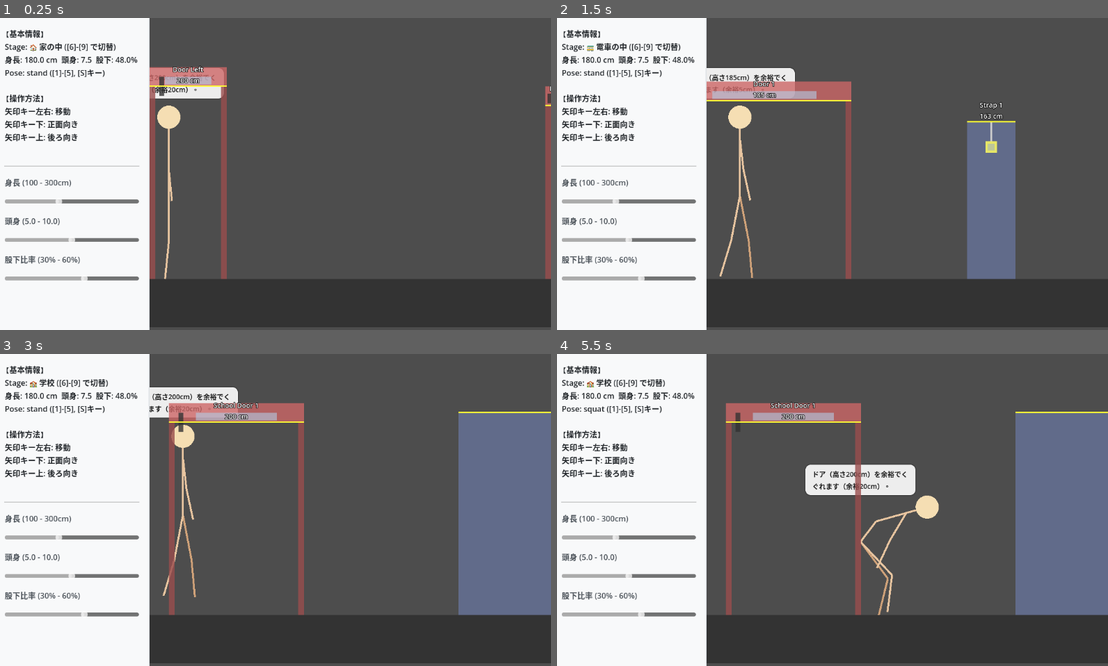
Above: before the commit, frames 1-4 (two rows, left to right).
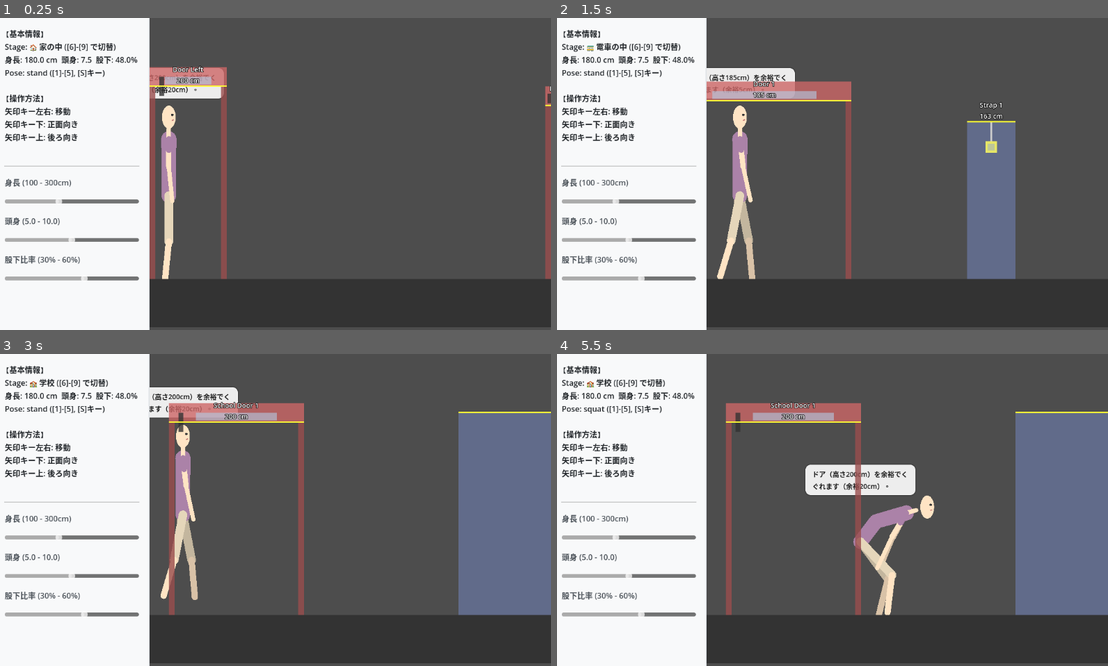
Above: after the commit, the same moments.

Repository: tinky44/TLS_3D
Game: Godot game, scene res://Main.tscn
Two runs of this game, one before a commit and one after it. Both use one fixed random seed, a clock stepped at 60 frames per second and the inputs below.
Inputs:
- Up to frame 1 (0.25 s): no input
- Up to frame 2 (1.5 s): tap Enter (ui_accept) at 0.5, 0.77 s; hold 6 0.53-1.28 s; hold Right (ui_right) from 0.53 s (still down); tap 7 at 1.35 s
- Up to frame 3 (3 s): tap Enter (ui_accept) at 1.52, 2.75 s; release Right (ui_right) at 2.03 s; hold Left (ui_left) 2.03-2.78 s; hold 8 2.03-2.78 s; hold Right (ui_right) from 2.78 s (still down); tap 9 at 2.85 s
- Up to frame 4 (5.5 s): tap Enter (ui_accept) at 3.02, 3.77, 4.52 s; hold 1 3.53-4.28 s; release Right (ui_right) at 4.28 s; hold Left (ui_left) 4.28-5.03 s; tap 2 at 4.35 s; hold Right (ui_right) from 5.03 s (still down); hold 3 from 5.03 s (still down)

The runs differ from the first frame. In frame 1, 1.1% of the frame differs, in the area x 28-33%, y 28-84%; in frame 2, 1.5%, in the area x 29-36%, y 28-84%; in frame 3, 1.4%; in frame 4, 1.4%.

Commit message:
feat: プロシージャル2Dキャラクターシステムの実装
- CharacterDrawer.gd: 線描画からポリゴン描画（肉付け、服、顔、奥側の手足描画等）へ移行
- SkeletalPlayer.gd: モックデータに肩幅などのパラメータを追加
- plan_by_agent.md: Phase 2のタスク計画を追記

Co-Authored-By: gemini <218195315+gemini-cli@users.noreply.github.com>

Diff:
--- a/godot-project/scripts/CharacterDrawer.gd
+++ b/godot-project/scripts/CharacterDrawer.gd
@@ -91,62 +91,161 @@
     # 向きに応じたスケーリング対応のためTransformを使う
     var flip = (dir == -1 and facing == "side")
 
-    var color = Color("#e8c5a0")
-    var thick = 4.0
-
-    # 座標計算
+    # 色設定
+    var skin_color = Color("#ffe4c4")
+    var base_shirt_color = Color("#ab82a8") # grep_simulatorの参考画像風(くすんだ紫/ピンク)
+    var pants_color = Color("#e5d6ba") # 下は肌色に近いベージュ
+
+    # 奥のパーツ用暗めカラー
+    var skin_dark = skin_color.darkened(0.15)
+    var pants_dark = pants_color.darkened(0.15)
+    var shirt_dark = base_shirt_color.darkened(0.15)
+
+    # 太さの算出 (cm -> px)
+    # 横向きの場合は「肩幅」ではなく「体の厚み」として狭くする
+    var width_scale = 0.35 if facing == "side" else 1.0
+
+    var shoulder_w = (m["shoulder"] if m.has("shoulder") else 35.0) * p * width_scale
+    var hip_w = shoulder_w * 0.95 # やや寸胴気味
+
+    # 腕・脚の太さ (少しスリムに)
+    var thigh_w = 9.0 * p
+    var shin_w = 6.5 * p
+    var arm_w = 5.5 * p
+    var neck_w = 4.5 * p
+
+    # 座標計算（骨構造の各点）
     var cx = 0.0
     var cy = y_crotch
 
     var hip_ang = waist_angle * 0.5
     var wx = cx + waist_l * sin(hip_ang)
-    var wy = cy - waist_l * cos(hip_ang)
+    var wy = cy - waist_l * cos(hip_ang) # 腰（へそ付近）
 
     var sx = wx + chest_l * sin(waist_angle)
-    var sy = wy - chest_l * cos(waist_angle)
+    var sy = wy - chest_l * cos(waist_angle) # 肩中心
 
     var nx = sx + 2.0 * (m["neck"] * p) * sin(waist_angle)
-    var ny = sy - 2.0 * (m["neck"] * p) * cos(waist_angle)
+    var ny = sy - 2.0 * (m["neck"] * p) * cos(waist_angle) # 顎下
 
     var hx = nx + (head_h / 2) * sin(waist_angle)
-    var hy = ny - (head_h / 2) * cos(waist_angle)
+    var hy = ny - (head_h / 2) * cos(waist_angle) # 頭中心
 
     # Transform設定
     var _t_orig = get_canvas_transform()
     if flip:
         draw_set_transform(Vector2.ZERO, 0, Vector2(-1, 1))
 
-    # 奥の足
+    # --- 描画順：奥の腕 -> 奥の足 -> 胴体下 -> 胴体上 -> 手前の足 -> 首・頭 -> 手前の腕 ---
+
+    # 1. 奥の腕
+    var arm_len = m["armLength"] * p
+    var u_arm = arm_len * 0.45
+    var l_arm = arm_len * 0.55
+    var shoulder_offset = Vector2(shoulder_w * 0.2, 0).rotated(waist_angle - PI / 2 if dir == 1 else PI / 2)
+    if facing == "side": shoulder_offset = Vector2.ZERO # 真横ならオフセットなし
+
+    var s_pos_l = Vector2(sx, sy) - shoulder_offset
+    var p_elb_l = _rotated_point(s_pos_l.x, s_pos_l.y, u_arm, _arm_l_angle * PI / 180 + waist_angle + PI / 2)
+    var p_hand_l = _rotated_point(p_elb_l.x, p_elb_l.y, l_arm, _arm_l_angle * PI / 180 + waist_angle + PI / 2 - 0.1)
+    var p_sleeve_l = _rotated_point(s_pos_l.x, s_pos_l.y, u_arm * 0.4, _arm_l_angle * PI / 180 + waist_angle + PI / 2)
+
+    _draw_limb(s_pos_l, p_elb_l, arm_w, skin_dark)
+    _draw_limb(s_pos_l, p_sleeve_l, arm_w * 1.05, shirt_dark) # 奥の袖
+    _draw_limb(p_elb_l, p_hand_l, arm_w * 0.8, skin_dark)
+
+    # 2. 奥の足
     var p_thigh_l = _rotated_point(cx, cy, thigh_l, leg_l_angle * PI / 180 + PI / 2)
     var p_shin_l = _rotated_point(p_thigh_l.x, p_thigh_l.y, shin_l, leg_l_angle * PI / 180 + PI / 2 + knee_l)
-    draw_line(Vector2(cx, cy), p_thigh_l, Color("#d0a279"), thick)
-    draw_line(p_thigh_l, p_shin_l, Color("#d0a279"), thick)
-
-    # 手前の足
+    _draw_limb(Vector2(cx, cy), p_thigh_l, thigh_w, pants_dark) # 太もも
+    _draw_limb(p_thigh_l, p_shin_l, shin_w, skin_dark) # すね
+
+    # 3. 胴体（服）
+    # 下部（骨盤〜腰）
+    _draw_trapezoid(Vector2(wx, wy), Vector2(cx, cy), hip_w, hip_w, base_shirt_color, waist_angle * 0.5)
+    # 中部・上部（腰〜肩）
+    _draw_trapezoid(Vector2(sx, sy), Vector2(wx, wy), shoulder_w, hip_w, base_shirt_color, waist_angle)
+
+    # 4. 手前の足
     var p_thigh_r = _rotated_point(cx, cy, thigh_l, leg_r_angle * PI / 180 + PI / 2)
     var p_shin_r = _rotated_point(p_thigh_r.x, p_thigh_r.y, shin_l, leg_r_angle * PI / 180 + PI / 2 + knee_r)
-    draw_line(Vector2(cx, cy), p_thigh_r, color, thick)
-    draw_line(p_thigh_r, p_shin_r, color, thick)
-
-    # 胴体・首
-    draw_line(Vector2(cx, cy), Vector2(wx, wy), color, thick)
-    draw_line(Vector2(wx, wy), Vector2(sx, sy), color, thick)
-    draw_line(Vector2(sx, sy), Vector2(nx, ny), color, thick)
-
-    # 腕（今回は簡単のため手前のみ描写）
-    var arm_len = m["armLength"] * p
-    var u_arm = arm_len * 0.5
-    var l_arm = arm_len * 0.5
-    var p_elb = _rotated_point(sx, sy, u_arm, arm_r_angle * PI / 180 + waist_angle + PI / 2)
-    var p_hand = _rotated_point(p_elb.x, p_elb.y, l_arm, arm_r_angle * PI / 180 + waist_angle + PI / 2 - 0.1)
-    draw_line(Vector2(sx, sy), p_elb, color, thick)
-    draw_line(p_elb, p_hand, color, thick)
-
-    # 頭
-    draw_circle(Vector2(hx, hy), head_h / 2, Color("#f5deb3"))
+    _draw_limb(Vector2(cx, cy), p_thigh_r, thigh_w, pants_color) # 太もも
+    _draw_limb(p_thigh_r, p_shin_r, shin_w, skin_color) # すね
+
+    # 5. 首
+    _draw_limb(Vector2(sx, sy), Vector2(nx, ny), neck_w, skin_color)
+
+    # 6. 頭
+    var head_w = (m["headWidth"] if m.has("headWidth") else m["head"] * 0.702) * p
+    if facing == "side": head_w *= 0.85 # 横顔は少し幅を狭める
+
+    _draw_ellipse(Vector2(hx, hy), head_w / 2.0, head_h / 2.0, skin_color)
+
+    # 目と口（サイドビュー時）
+    if facing == "side":
+        var eye_x = hx + (head_w * 0.25)
+        var eye_y = hy - (head_h * 0.1)
+        draw_circle(Vector2(eye_x, eye_y), 2.5, Color("#333333"))
+
+        var mouth_x = hx + (head_w * 0.25)
+        var mouth_y = hy + (head_h * 0.15)
+        draw_line(Vector2(mouth_x - 1, mouth_y), Vector2(mouth_x + 3, mouth_y - 2), Color("#c07070"), 2.0)
+
+    # 7. 手前の腕
+    var s_pos_r = Vector2(sx, sy) + shoulder_offset
+    var p_elb_r = _rotated_point(s_pos_r.x, s_pos_r.y, u_arm, arm_r_angle * PI / 180 + waist_angle + PI / 2)
+    var p_hand_r = _rotated_point(p_elb_r.x, p_elb_r.y, l_arm, arm_r_angle * PI / 180 + waist_angle + PI / 2 - 0.1)
+    var p_sleeve_r = _rotated_point(s_pos_r.x, s_pos_r.y, u_arm * 0.4, arm_r_angle * PI / 180 + waist_angle + PI / 2)
+
+    _draw_limb(s_pos_r, p_elb_r, arm_w, skin_color)
+    _draw_limb(s_pos_r, p_sleeve_r, arm_w * 1.05, base_shirt_color) # 手前の袖
+    _draw_limb(p_elb_r, p_hand_r, arm_w * 0.8, skin_color)
 
     if flip:
         draw_set_transform(Vector2.ZERO, 0, Vector2.ONE)
+
+
+# ヘルパー (図形描画用)
+func _draw_ellipse(center: Vector2, rx: float, ry: float, color: Color):
+    var points = PackedVector2Array()
+    var segs = 32
+    for i in range(segs):
+        var ang = PI * 2.0 * i / float(segs)
+        points.append(center + Vector2(cos(ang) * rx, sin(ang) * ry))
+    draw_polygon(points, PackedColorArray([color]))
+
+func _draw_limb(p1: Vector2, p2: Vector2, width: float, color: Color):
+    var d = p2 - p1
+    var length = d.length()
+    if length <= 0.01:
+        return
+    var n = Vector2(-d.y, d.x).normalized() * (width / 2.0)
+    var pts = PackedVector2Array([
+        p1 - n, p1 + n, p2 + n, p2 - n
+    ])
+    draw_polygon(pts, PackedColorArray([color]))
+    draw_circle(p1, width / 2.0, color)
+    draw_circle(p2, width / 2.0, color)
+
+func _draw_trapezoid(p_top: Vector2, p_bottom: Vector2, top_width: float, bottom_width: float, color: Color, angle: float):
+    var d = p_bottom - p_top
+    var length = d.length()
+    if length <= 0.01:
+        return
+    # 接続の法線（左右の拡がり）を計算
+    var n = Vector2(-d.y, d.x).normalized()
+    var nt = n * (top_width / 2.0)
+    var nb = n * (bottom_width / 2.0)
+
+    var pts = PackedVector2Array([
+        p_top - nt, p_top + nt, p_bottom + nb, p_bottom - nb
+    ])
+    draw_polygon(pts, PackedColorArray([color]))
+
+    # 継ぎ目を丸める（簡略化版。角度によって楕円にするなど工夫の余地あり）
+    draw_circle(p_top, top_width / 2.0, color)
+    draw_circle(p_bottom, bottom_width / 2.0, color)
+
 
 # ヘルパー (Crouch用)
 func _get_crouch_params(t: float) -> Dictionary:
--- a/godot-project/scripts/SkeletalPlayer.gd
+++ b/godot-project/scripts/SkeletalPlayer.gd
@@ -213,6 +213,7 @@
     var leg = h * 0.48
     var arm = h - leg - ht - 2 * n
     return {
-        "height": h, "head": ht, "neck": n, "arm": arm, "armLength": ht * 2.7, "leg": leg,
+        "height": h, "head": ht, "headWidth": ht * 0.702, "neck": n,
+        "shoulder": ht * 1.872, "arm": arm, "armLength": ht * 2.7, "leg": leg,
         "landmarks": {"top": h, "eye": h - ht * 0.5, "shoulder": h - ht - 2 * n}
     }
Not shown, changed: specs/plan_by_agent.md
